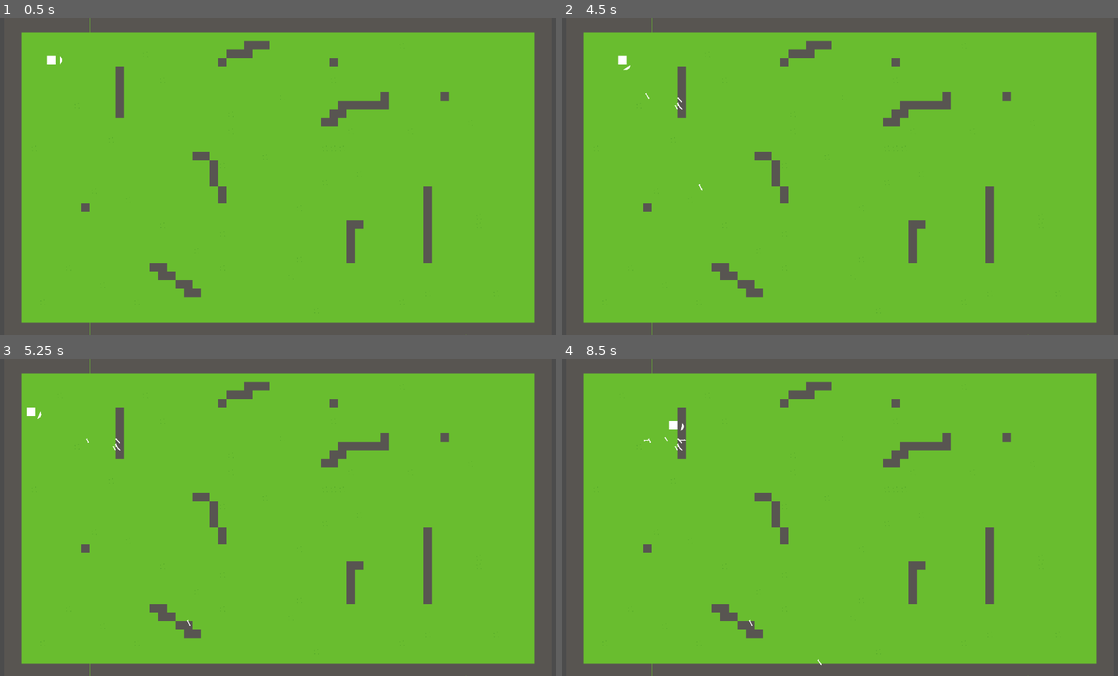
Above: before the commit, frames 1-4 (two rows, left to right).
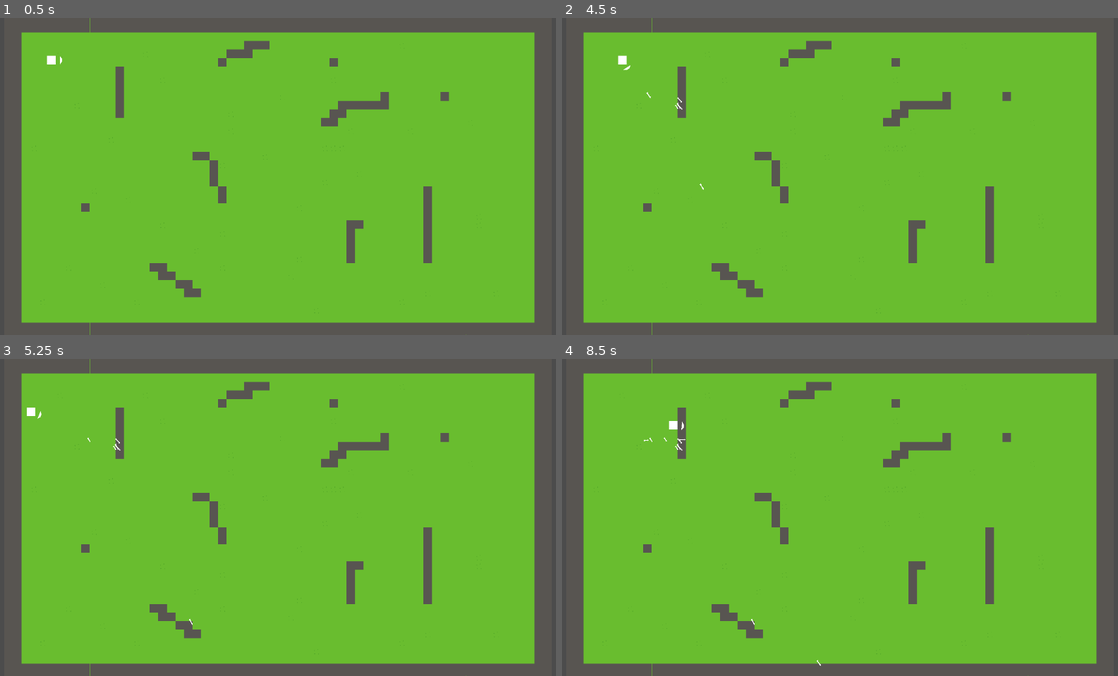
Above: after the commit, the same moments.

Repository: rdede/pffft
Game: Godot game, scene res://scenes/arena/arena.tscn
Same seed, same stepped clock (60 frames per second), same inputs: the game is played once before the commit and once after it.
Inputs (mouse positions are in pixels of both pictures, inside the frame that each line leads up to):
- Up to frame 1 (0.5 s): no input
- Up to frame 2 (4.5 s): tap Enter at 0.5 s; move the mouse to (962, 160) at 0.52 s; press the mouse at (962, 160) at 0.53 s; hold D (Player_move_right) 0.53-1.28 s; move the mouse to (728, 192) at 1.27 s; release the mouse at (728, 192) at 1.28 s; hold S (Player_move_down) 1.28-2.03 s; click (728, 192) at 1.35 s; move the mouse to (895, 106) at 2.02 s; press the mouse at (895, 106) at 2.03 s; hold D (Player_move_right) 2.03-2.78 s; tap Space at 2.75 s; move the mouse to (812, 239) at 2.77 s; release the mouse at (812, 239) at 2.78 s; hold Z (Player_move_up) 2.78-3.53 s; click (812, 239) at 2.85 s; move the mouse to (1006, 224) at 3.52 s; press the mouse at (1006, 224) at 3.53 s; hold Q (Player_move_left) from 3.53 s (still down); move the mouse to (673, 128) at 4.27 s; release the mouse at (673, 128) at 4.28 s; click (673, 128) at 4.35 s
- Up to frame 3 (5.25 s): move the mouse to (305, 517) at 5.02 s; release Q (Player_move_left) at 5.03 s; press the mouse at (305, 517) at 5.03 s; hold S (Player_move_down) from 5.03 s (still down)
- Up to frame 4 (8.5 s): tap Enter at 5.75 s; move the mouse to (756, 438) at 5.77 s; release S (Player_move_down) at 5.78 s; release the mouse at (756, 438) at 5.78 s; hold D (Player_move_right) 5.78-6.53 s; click (756, 438) at 5.85 s; tap Space at 6.5 s; move the mouse to (962, 501) at 6.52 s; press the mouse at (962, 501) at 6.53 s; hold Z (Player_move_up) 6.53-7.28 s; move the mouse to (728, 533) at 7.27 s; release the mouse at (728, 533) at 7.28 s; hold D (Player_move_right) 7.28-8.03 s; click (728, 533) at 7.35 s; move the mouse to (895, 447) at 8.02 s; press the mouse at (895, 447) at 8.03 s; hold S (Player_move_down) from 8.03 s (still down)

Frame 1 is identical in both runs. In frame 2, less than 0.1% of the frame differs, in the area x 14-26%, y 23-55%; in frame 3, less than 0.1%; in frame 4, less than 0.1%, in the area x 14-47%, y 19-97%.

Commit message:
Weapon now follow cursor when charging attack even when cursor not mouving

Diff:
--- a/entities/player/player.gd
+++ b/entities/player/player.gd
@@ -16,6 +16,10 @@
 
 func _physics_process(delta: float) -> void:
 	velocity = (self.move_and_slide(move().normalized() * speed))
+
+func _process(delta: float) -> void:
+	if Input.is_action_pressed("Player_attack"):
+		weapon.rotation = get_local_mouse_position().angle()
 
 func move() -> Vector2:
 	return Vector2(
Not shown: 5 places in scenes/arena/arena.tscn that only renumber resources
